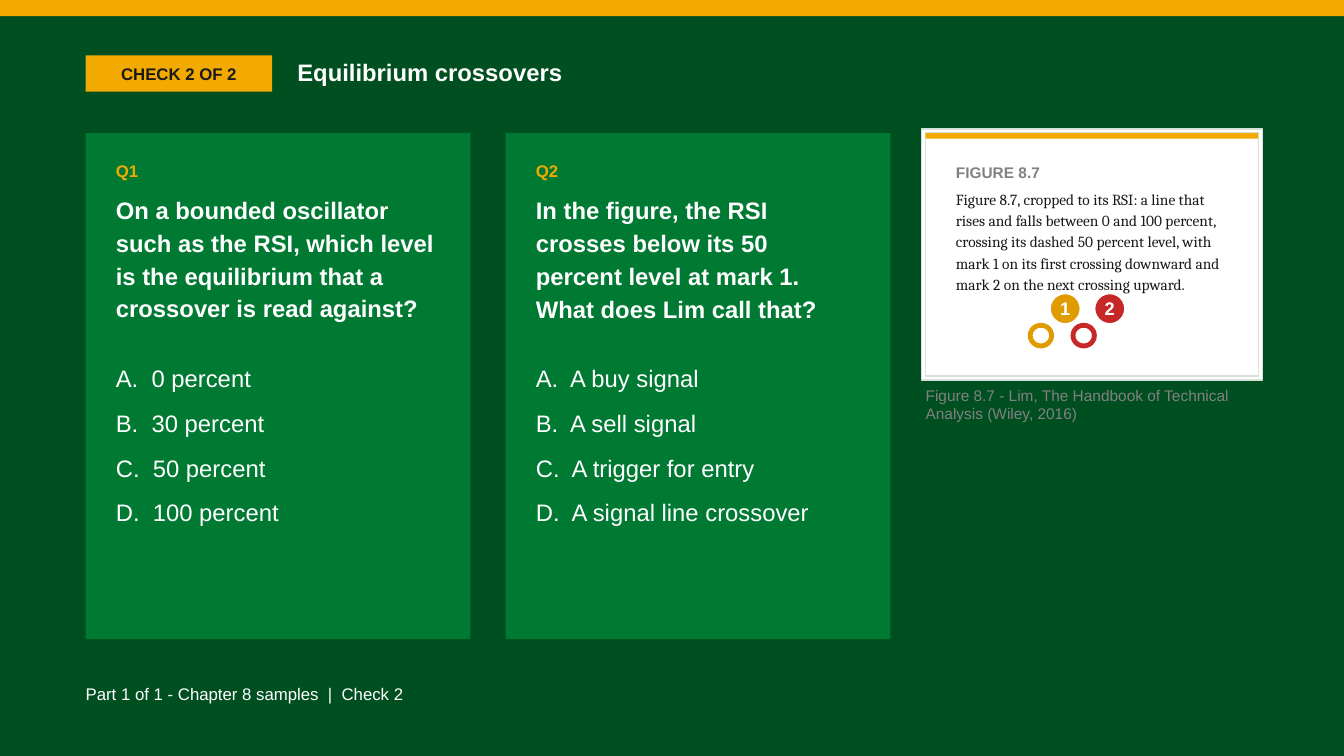
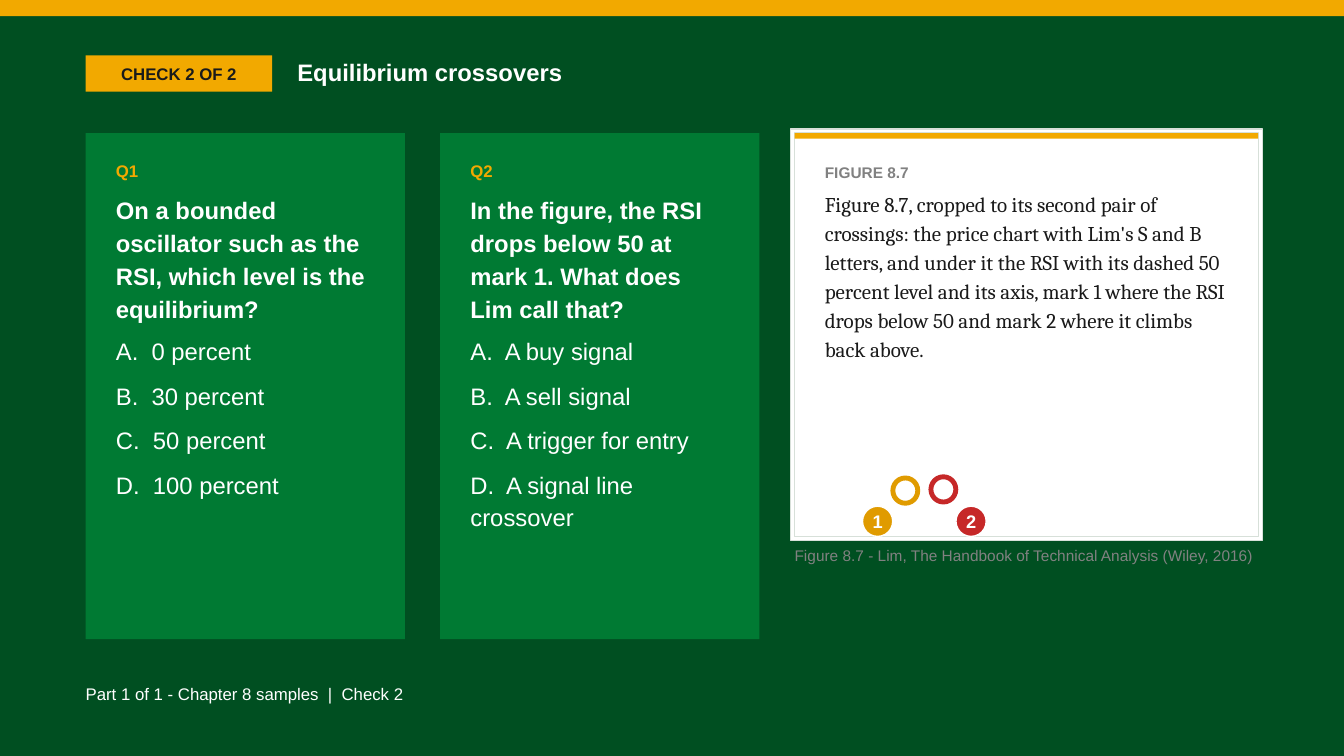
Before and after one commit to benjiesotelo-sudo/Telos_FIN1209, a slide deck: slide 18 of chapter-08/FIN1209-Chapter-08.pptx (slide 15 before the commit). Drawn at 1344x756 pixels with LibreOffice and Linux fonts; fonts in the diff are those of the drawing. Boxes give left, top, right and bottom in pixels: in the first picture for what was removed or moved away, otherwise in the second. Text is boxed around its words. In the diff, an @@ line names an element or a change of style, - is before the commit and + after.

Commit message:
Chapter 8 samples: fresh-read fixes (14 bars drawn, marks on the bar, reference slides, plain wording, one answer typeface)

```diff
--- a/chapter-08/FIN1209-Chapter-08.pptx
+++ b/chapter-08/FIN1209-Chapter-08.pptx
@@ rectangle: place and size @@
-rectangle at [86,133,471,639]
+rectangle at [86,133,405,639]
@@ rectangle: place and size @@
-rectangle at [506,133,891,639]
+rectangle at [441,133,760,639]
@@ rectangle: place and size @@
-rectangle at [922,129,1262,380]
+rectangle at [790,129,1262,540]
@@ rectangle: place and size @@
-rectangle at [926,133,1258,139]
+rectangle at [795,133,1258,139]
@@ rectangle: place and size @@
-rectangle at [926,133,1258,376]
+rectangle at [795,133,1258,536]
@@ text "Q2": place and size @@
-text "Q2" at [536,165,558,181]
+text "Q2" at [470,165,492,181]
@@ text "FIGURE 8.7": place and size @@
-text "FIGURE 8.7" at [956,167,1220,294]
+text "FIGURE 8.7" at [825,167,1225,357]
@@ text at [116,201,365,323]: text changed @@
-On a bounded oscillator such as the RSI, which level is the equilibrium that a crossover is read against?
+On a bounded oscillator such as the RSI, which level is the equilibrium?
@@ text at [470,201,702,319]: text changed @@
-In the figure, the RSI crosses below its 50 percent level at mark 1. What does Lim call that?
+In the figure, the RSI drops below 50 at mark 1. What does Lim call that?
@@ text at [825,197,1225,357]: text changed; size 11 to 15 pt @@
-Figure 8.7, cropped to its RSI: a line that rises and falls between 0 and 100 percent, crossing its dashed 50 percent level, with mark 1 on its first crossing downward and mark 2 on the next crossing upward.
+Figure 8.7, cropped to its second pair of crossings: the price chart with Lim's S and B letters, and under it the RSI with its dashed 50 percent level and its axis, mark 1 where the RSI drops below 50 and mark 2 where it climbs back above.
@@ text "A. 0 percent": place and size @@
-text "A. 0 percent" at [116,370,278,526]
+text "A. 0 percent" at [116,343,278,499]
@@ text "A. A buy signal" rewrapped from [536,369,808,526] to [470,342,689,527] @@
@@ ellipse: place and size @@
-ellipse at [1030,326,1052,347]
+ellipse at [893,478,919,503]
@@ ellipse: place and size @@
-ellipse at [1073,326,1094,347]
+ellipse at [932,477,957,502]
@@ ellipse "1": place and size @@
-ellipse "1" at [1051,293,1081,324]
+ellipse "1" at [863,506,893,536]
@@ ellipse "2": place and size @@
-ellipse "2" at [1095,293,1125,324]
+ellipse "2" at [956,506,986,536]
@@ text "Figure 8.7 - Lim, The ..." rewrapped from [926,390,1228,422] to [795,550,1252,564] @@
```
Also in this commit, not shown: 13 other slides changed, 3 slides added, 4 other files.
